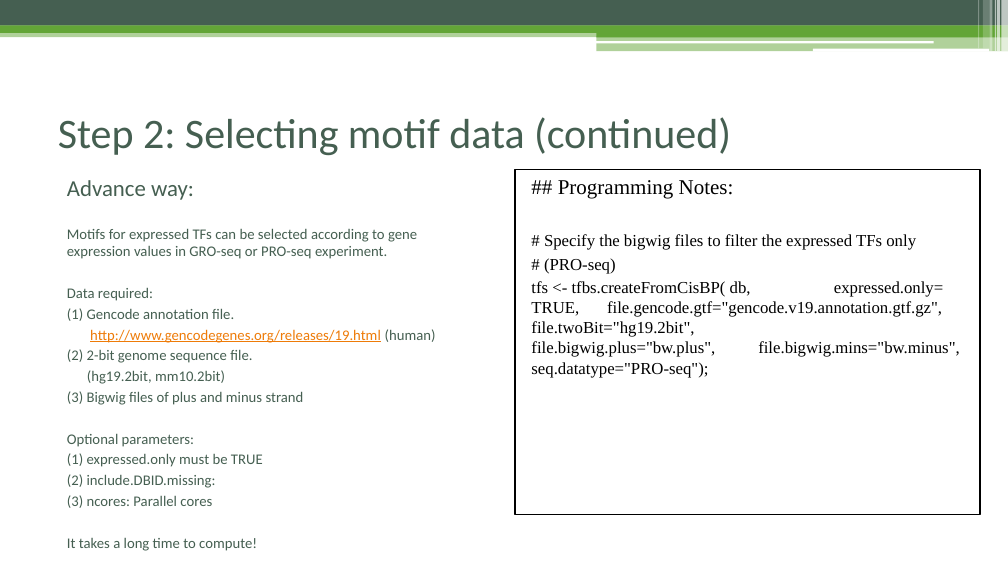
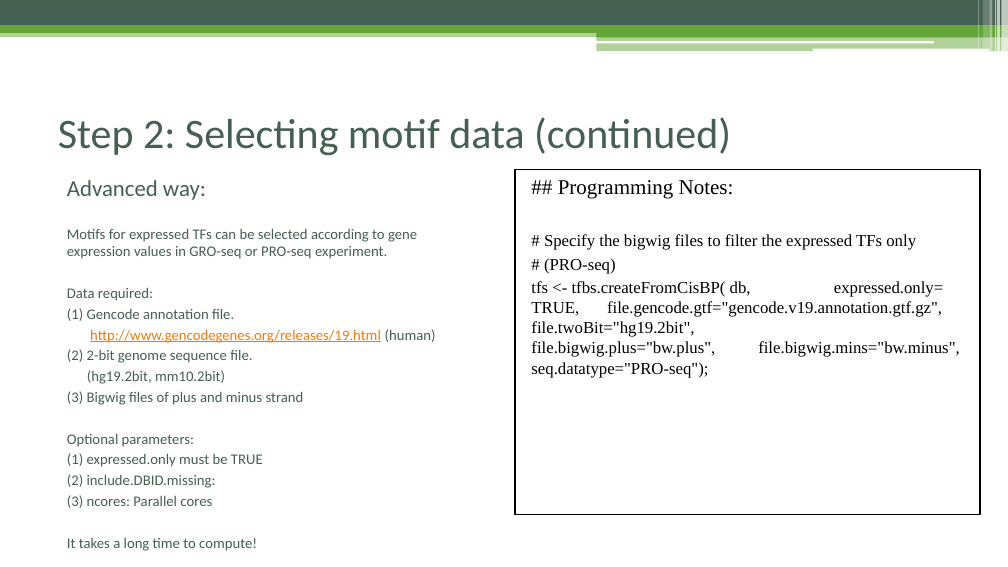
Before and after one commit to Danko-Lab/rtfbs_db, a slide deck: slide 8 of rtfbsdb-ppt.pptx. Drawn at 1008x567 pixels with LibreOffice and Linux fonts; fonts in the diff are those of the drawing. Boxes give left, top, right and bottom in pixels: in the first picture for what was removed or moved away, otherwise in the second. Text is boxed around its words. In the diff, an @@ line names an element or a change of style, - is before the commit and + after.

```diff
--- a/rtfbsdb-ppt.pptx
+++ b/rtfbsdb-ppt.pptx
@@ text at (67,180,206,200): text changed @@
-Advance way:
+Advanced way:
```
Also in this commit, not shown: 8 other slides changed.
